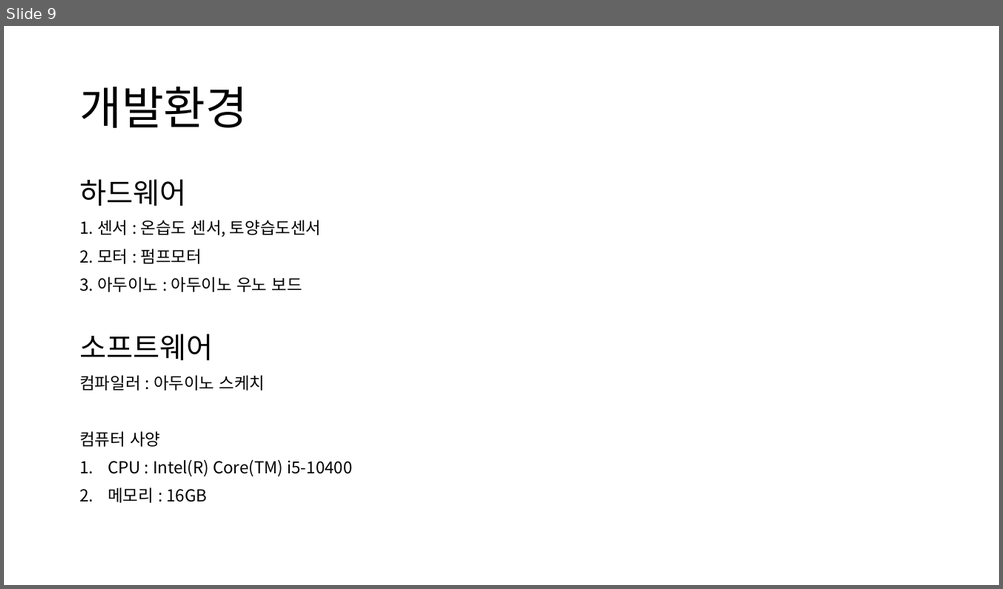
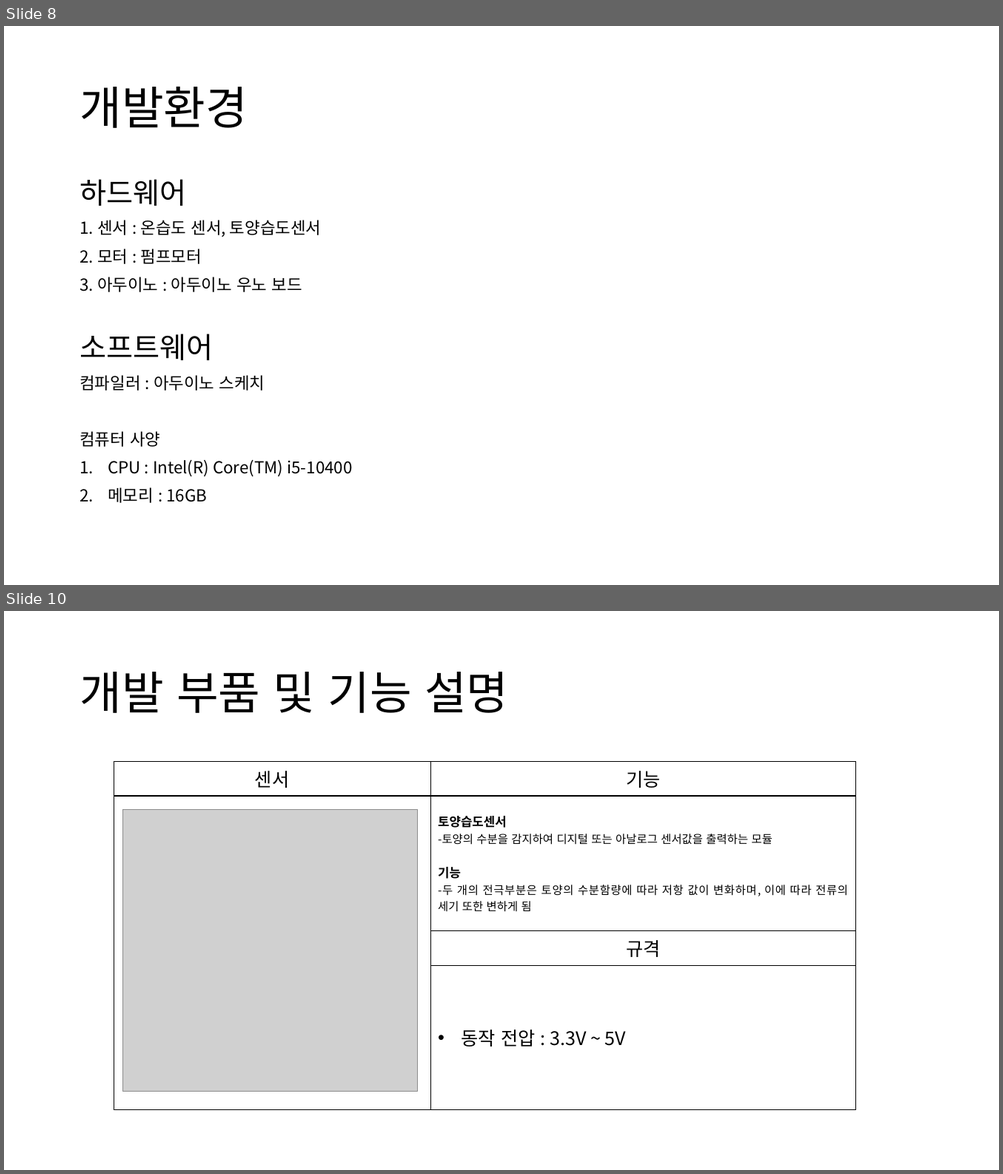
Before and after one commit to sang9831/webdev2022, a slide deck: 임베디드컴퓨팅 기말발표.pptx. Shown one above the other, each under a label of ours: slide 9 before the commit, slides 8 and 10 after it; the slides between them are not shown. The pictures are 1003x589 and 1003x1174 pixels, drawn with LibreOffice and Linux fonts; fonts in the diff are those of the drawing; grey boxes stand for pictures. Boxes give left, top, right and bottom in pixels: in the first picture for what was removed or moved away, otherwise in the second. Text is boxed around its words. In the diff, an @@ line names an element or a change of style, - is before the commit and + after.

```diff
--- a/임베디드컴퓨팅 기말발표.pptx
+++ b/임베디드컴퓨팅 기말발표.pptx
@@ slide 10 added at (x1=4, y1=611, x2=999, y2=1170), background #FFFFFF @@
@@ title added at (x1=79, y1=672, x2=508, y2=713), 44 pt, text #000000 @@
+개발 부품 및 기능 설명
@@ table added at (x1=114, y1=762, x2=856, y2=1102), 4 rows, 2 columns @@
+센서 | 기능
+ | 토양습도센서 / -토양의 수분을 감지하여 디지털 또는 아날로그 센서값을 출력하는 모듈 / 기능 / -두 개의 전극부분은 토양의 수분함량에 따라 저항 값이 변화하며, 이에 따라 전류의 세기 또한 변하게 됨
+ | 규격
+ | 동작 전압 : 3.3V ~ 5V
@@ picture added at (x1=122, y1=809, x2=418, y2=1091) @@
@@ what was slide 9 is now slide 8 @@
```
Also in this commit, not shown: 3 slides changed, 4 other slides added, 2 slides removed.
